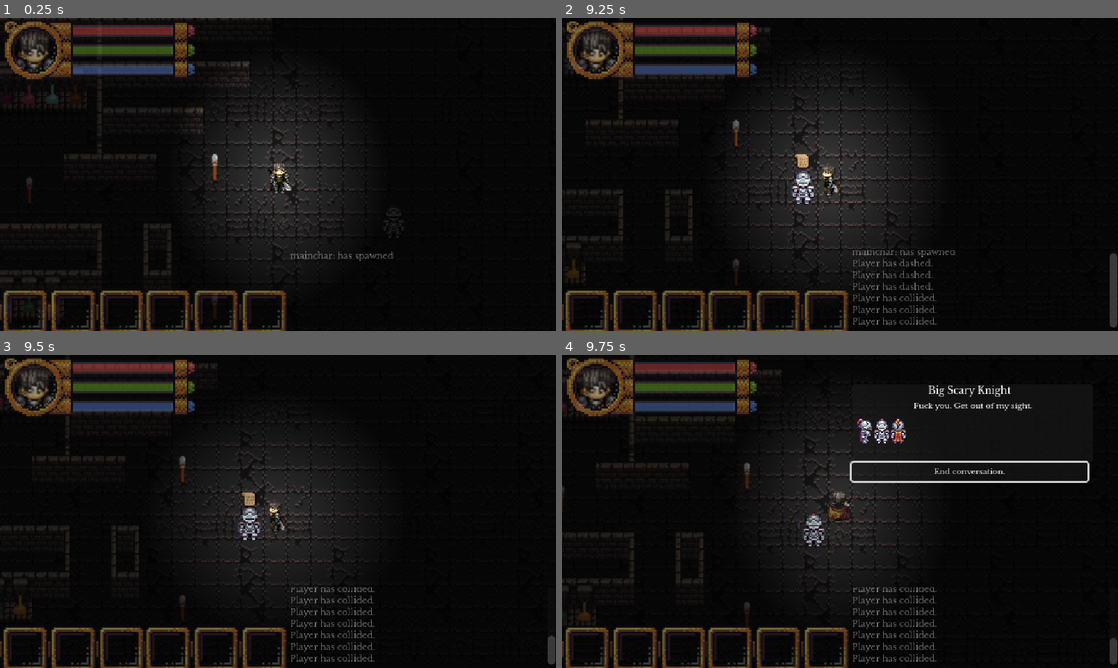
Above: before the commit, frames 1-4 (two rows, left to right).
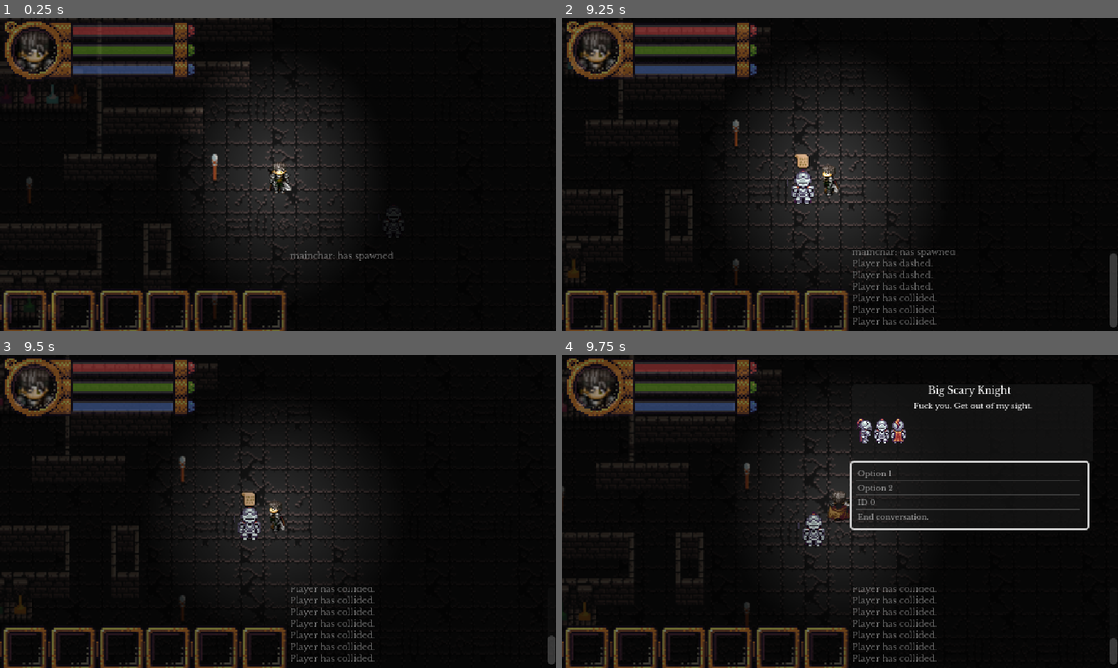
Above: after the commit, the same moments.

Repository: bbm-games/dankcryptic
Game: Godot game, scene res://game.tscn
Two runs of this game, one before a commit and one after it. Both use one fixed random seed, a clock stepped at 60 frames per second and the inputs below. This scene is started directly instead of the project's main scene.
Inputs (mouse positions are in pixels of both pictures, inside the frame that each line leads up to):
- Up to frame 1 (0.25 s): no input
- Up to frame 2 (9.25 s): tap Enter (chat) at 0.5, 1.55, 3.05, 4.55, 6.05, 7.55, 9.05 s; move the mouse to (962, 158) at 0.52 s; hold D (walk_right) 0.53-1.28 s; hold Enter (chat) 0.53-1.28 s; move the mouse to (728, 190) at 1.27 s; hold S (walk_down) 1.28-2.03 s; click (728, 190) at 1.35 s; move the mouse to (895, 105) at 2.02 s; hold D (walk_right) 2.03-2.78 s; hold Enter (chat) 2.03-2.78 s; move the mouse to (812, 237) at 2.77 s; hold W (walk_up) 2.78-3.53 s; tap Space (dash) at 2.85, 5.85, 8.85 s; move the mouse to (1006, 221) at 3.52 s; hold Enter (chat) 3.53-4.28 s; hold A (walk_left) 3.53-5.03 s; move the mouse to (673, 127) at 4.27 s; click (673, 127) at 4.35 s; move the mouse to (867, 174) at 5.02 s; hold S (walk_down) 5.03-5.78 s; hold Enter (chat) 5.03-5.78 s; move the mouse to (756, 96) at 5.77 s; hold D (walk_right) 5.78-6.53 s; move the mouse to (962, 158) at 6.52 s; hold W (walk_up) 6.53-7.28 s; hold Enter (chat) 6.53-7.28 s; move the mouse to (728, 190) at 7.27 s; hold D (walk_right) 7.28-8.03 s; click (728, 190) at 7.35 s; move the mouse to (895, 105) at 8.02 s; hold S (walk_down) 8.03-8.78 s; hold Enter (chat) 8.03-8.78 s; move the mouse to (812, 237) at 8.77 s; hold A (walk_left) from 8.78 s (still down)
- Up to frame 3 (9.5 s): keep holding A (walk_left)
- Up to frame 4 (9.75 s): move the mouse to (1006, 558) at 9.52 s; release A (walk_left) at 9.53 s; hold W (walk_up) from 9.53 s (still down); hold Enter (chat) from 9.53 s (still down)

Frames 1-3 are identical in both runs. In frame 4, 1.5% of the frame differs, in the area x 51-95%, y 36-56%.

Commit message:
working on npc chat

Diff:
--- a/game.tscn
+++ b/game.tscn
@@ -303,12 +303,13 @@
 theme_override_font_sizes/mono_font_size = 8
 bbcode_enabled = true
 
-[node name="endConvoButton" type="Button" parent="HUDLayer/chatPopup/VBoxContainer"]
+[node name="convoOptions" type="ItemList" parent="HUDLayer/chatPopup/VBoxContainer"]
 unique_name_in_owner = true
 layout_mode = 2
 theme_override_fonts/font = ExtResource("7_f521b")
 theme_override_font_sizes/font_size = 8
-text = "End conversation."
+allow_search = false
+auto_height = true
 
 [node name="Testbg" type="Sprite2D" parent="."]
 modulate = Color(0.0980392, 0.0980392, 0.0980392, 1)
--- a/npc1.gd
+++ b/npc1.gd
@@ -10,6 +10,9 @@
 var supriseSound
 var chatPortrait
 var chatIconAnimationPlayer
+var endConvoIndex
+var convoOptions
+var initialConvoStateID = "ID 0"
 
 func _ready():
 	etime = 0
@@ -45,14 +48,37 @@
 	#chatPopup.get_node("%prompt").set_text("Fuck you. Get out of my sight.\nLorem ipsum dolor sit amet, consectetur adipi …(445 unchanged characters)…
 	chatPopup.get_node("%prompt").set_text("Fuck you. Get out of my sight.")
 
-	# TODO: make custom response options
+	# get convoOptions node
+	convoOptions = chatPopup.get_node("%convoOptions")
 
-	# program the end convo button
-	chatPopup.get_node("%endConvoButton").connect("pressed", onEndConvoButtonPressed)
+	# initialize the first prompt
+	setConvoState(initialConvoStateID)
 
-func onEndConvoButtonPressed():
-	print("exiting chat")
-	chatting = false
+	# initiate the item_clicked loop
+	convoOptions.connect("item_clicked", convoOptionsItemClicked)
+
+func setConvoState(id):
+	convoOptions.clear()
+	convoOptions.add_item("Option 1")
+	convoOptions.add_item("Option 2")
+	convoOptions.add_item(id)
+	# Set up the default convo exit option
+	convoOptions.add_item("End conversation.")
+
+	# turn off annoying item tooltips
+	for i in range(0,convoOptions.get_item_count()):
+		convoOptions.set_item_tooltip_enabled(i,false)
+
+func convoOptionsItemClicked(index, at_position, mouse_button_index):
+	# index of the end convo option is always the last one
+	endConvoIndex = convoOptions.get_item_count() - 1
+	if index == endConvoIndex:
+		# turn chatting off and restart the convo from the begning
+		setConvoState(initialConvoStateID)
+		chatting = false
+	else:
+		# look up where the selected id will take us
+		setConvoState("ID 1")
 
 func _process(delta):
 	pass
@@ -73,7 +99,7 @@
 		if chatting:
 			chatIcon.hide()
 			chatPopup.show()
-			chatPopup.get_node("%endConvoButton").grab_focus()
+			chatPopup.get_node("%convoOptions").grab_focus()
 		else:
 			chatIcon.show()
 			chatPopup.hide()
@@ -81,8 +107,13 @@
 func _input(event):
 	#print(event.as_text())
 	if event.is_action_pressed("chat") and viscinity:
-		chatting = true
-		chatSound.play()
+		# start chatting if they're not chatting
+		if chatting == false:
+			chatting = true
+			chatSound.play()
+		else:
+			# if they are chatting, then advance in the chat by selecting the focused thing
+			pass
 
 # functions to show chat icon when player is in viscinity
 func _on_npc_boundary_body_entered(body):
